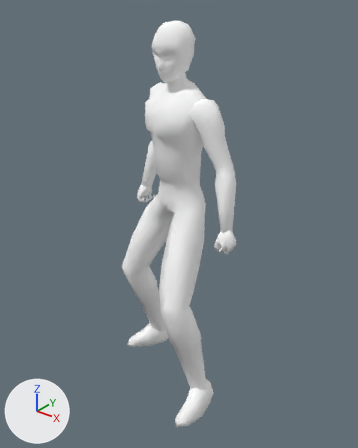
Before and after pictures for a commit that changed the Blender file Assets/prefabs/Imports/player.blend.
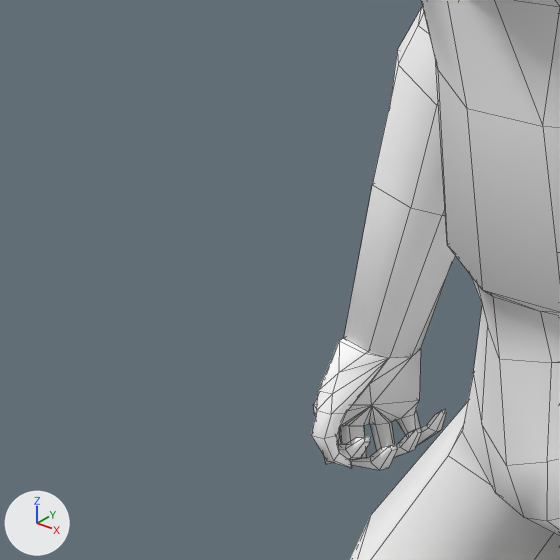
Each version appears first whole from a 50 mm camera at (1.128, -1.423, 1.64) aimed at (0.012, -0.029, 0.776), and next in a close-up on the part from 26% to 48% of the width and 31% to 48% of the height. Arrows for +X, +Y and +Z are at lower left; the lights stay in place. Both versions are drawn at frame 1 of the action 'normal'; the numbers are the values there. The close-ups show mesh edges as thin lines.

Names of what the first close-up shows: 'arm_r', 'body', 'hand_r'.
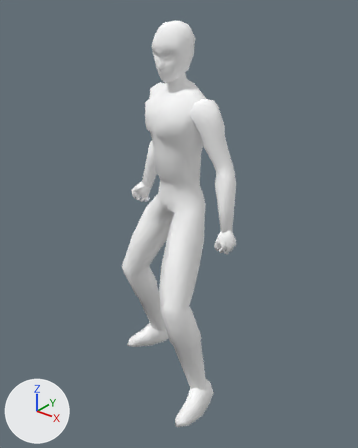
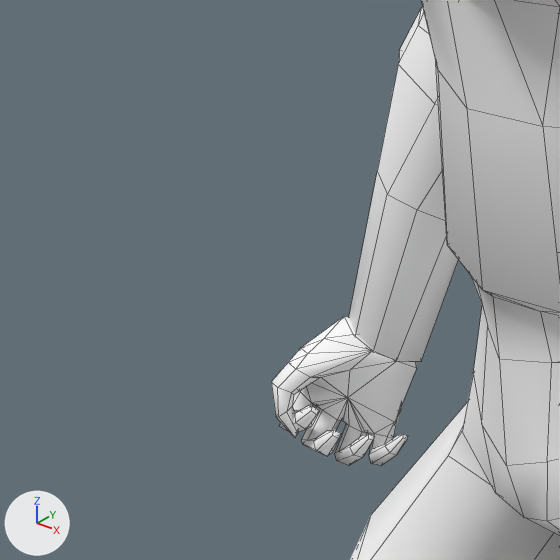
Where the change shows, as pixel boxes [x1, y1, x2, y2] in the close-ups (560 x 560 px):
'arm_r', posed: before [344, 6, 455, 358]; after [349, 6, 458, 362]
'hand_r', posed: before [311, 338, 446, 470]; after [271, 316, 417, 466]

The edits, one by one:
Bone 'hand.R' (bone_hand_r) turns from (0, 0, 0) to (-2, 36, -14) degrees about its own x, y and z.
